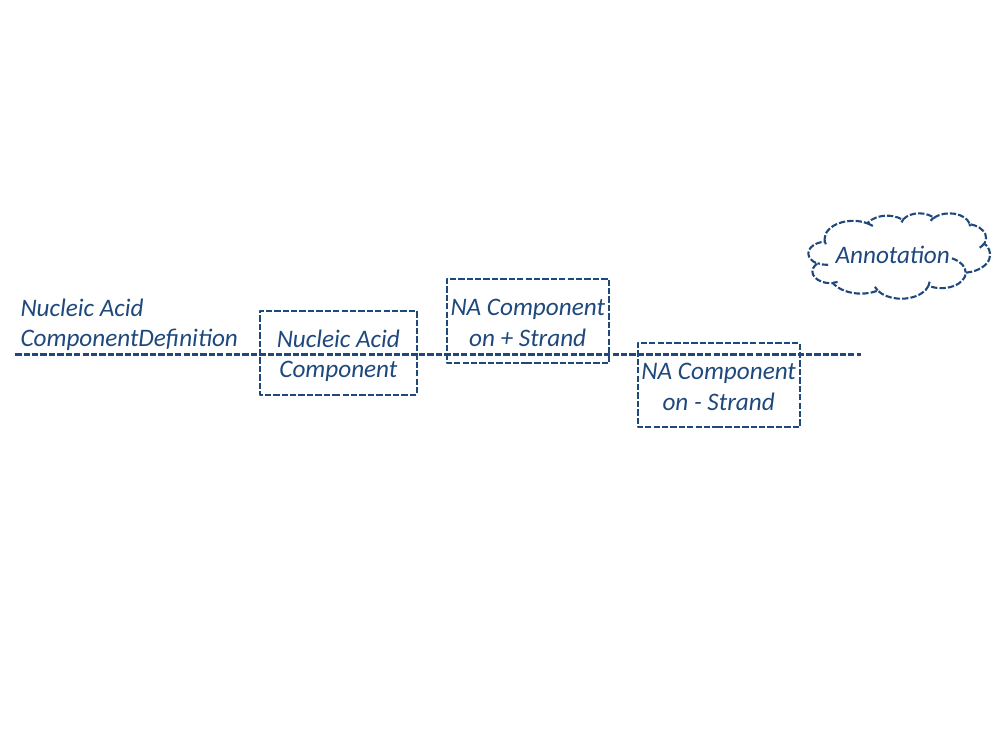
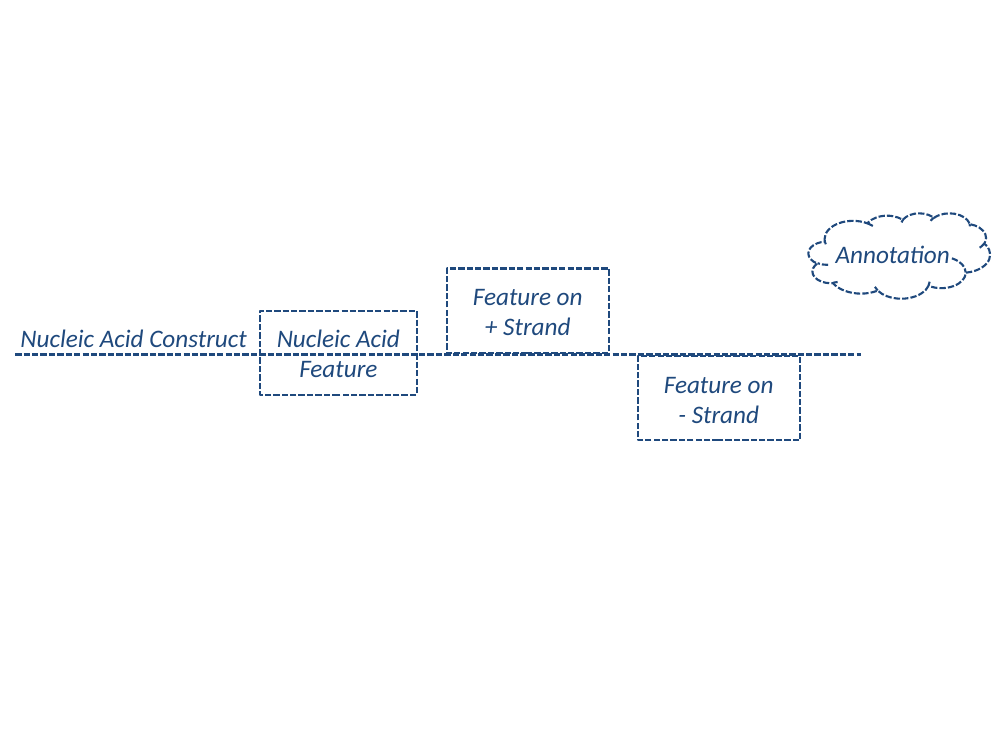
Before and after one commit to SynBioDex/SBOL-visual, a slide deck: slide 2 of specification/imgsrc/sbolv_general.pptx. Drawn at 1008x756 pixels with LibreOffice and Linux fonts; fonts in the diff are those of the drawing. Boxes give left, top, right and bottom in pixels: in the first picture for what was removed or moved away, otherwise in the second. Text is boxed around its words. In the diff, an @@ line names an element or a change of style, - is before the commit and + after.

```diff
--- a/specification/imgsrc/sbolv_general.pptx
+++ b/specification/imgsrc/sbolv_general.pptx
@@ rectangle "Feature on" moved from (x1=447, y1=279, x2=609, y2=363) to (x1=447, y1=268, x2=609, y2=352) @@
@@ text in rectangle at (x1=473, y1=289, x2=583, y2=335): text changed @@
-NA Component on + Strand
+Feature on
++ Strand
@@ text at (x1=20, y1=329, x2=246, y2=347): text changed @@
-Nucleic Acid
-ComponentDefinition
+Nucleic Acid Construct
@@ text in rectangle at (x1=277, y1=329, x2=400, y2=377): text changed @@
-Nucleic Acid Component
+Nucleic Acid Feature
@@ rectangle "Feature on" moved from (x1=638, y1=343, x2=800, y2=426) to (x1=638, y1=356, x2=800, y2=439) @@
@@ text in rectangle at (x1=664, y1=377, x2=774, y2=423): text changed @@
-NA Component on - Strand
+Feature on
+- Strand
```
Also in this commit, not shown: 1 other slide changed, 10 other files.
